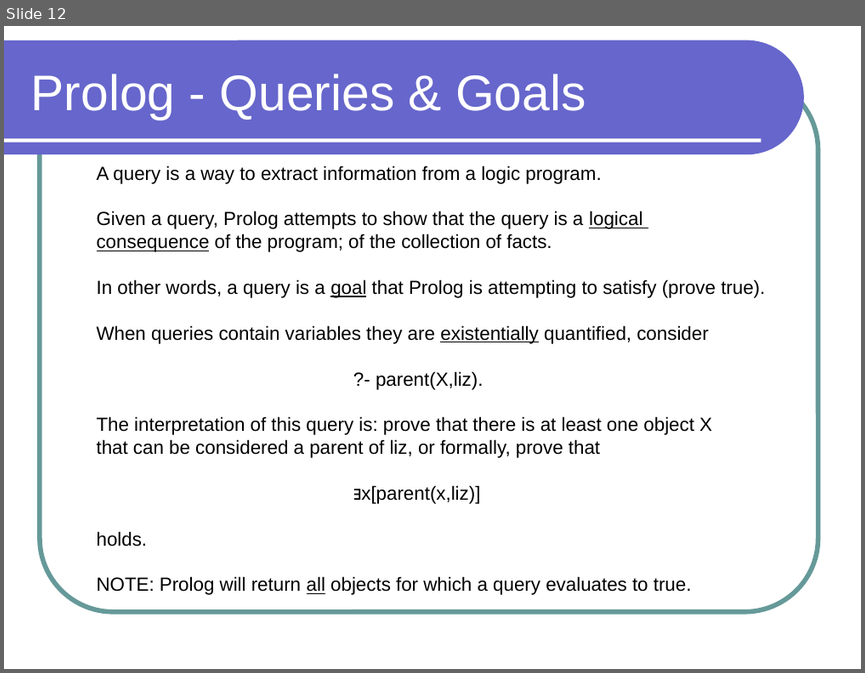
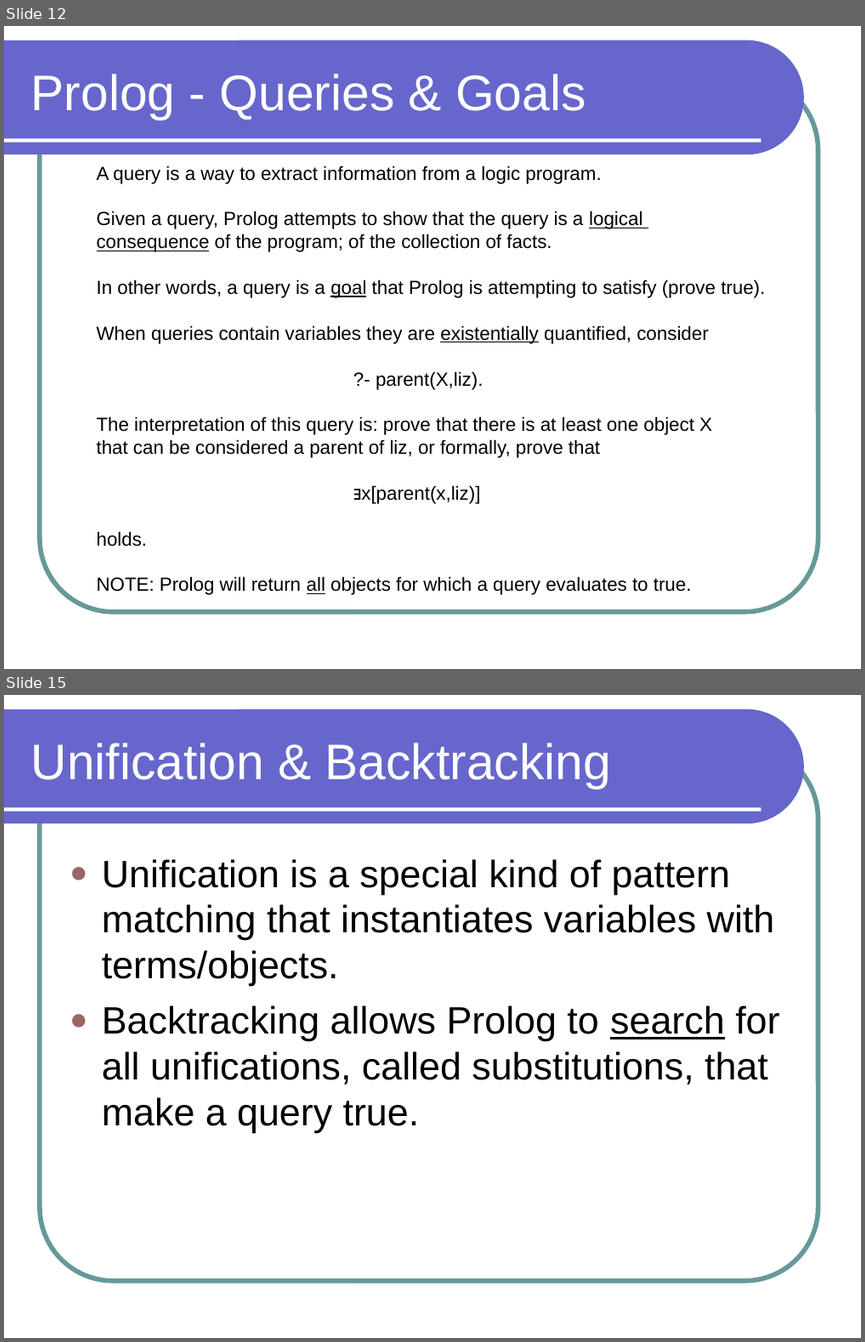
Before and after one commit to lutzhamel/CSC301, a slide deck: notes/csc301-ln020.ppt. Shown one above the other, each under a label of ours: slide 12 before the commit, slides 12 and 15 after it; the slides between them are not shown. The pictures are 865x673 and 865x1342 pixels, drawn with LibreOffice and Linux fonts; fonts in the diff are those of the drawing. Boxes give left, top, right and bottom in pixels: in the first picture for what was removed or moved away, otherwise in the second. Text is boxed around its words. In the diff, an @@ line names an element or a change of style, - is before the commit and + after.

```diff
--- a/notes/csc301-ln020.ppt
+++ b/notes/csc301-ln020.ppt
@@ slide 15 added at box(4, 695, 861, 1338), background #FFFFFF; not listed: 3 template elements that a slide beside it also shows @@
@@ title added at box(31, 743, 612, 789), 42 pt, text #FFFFFF @@
+Unification & Backtracking
@@ text added at box(102, 859, 779, 1133), 32 pt, text #000000 @@
+● Unification is a special kind of pattern matching that instantiates variables with terms/objects.
+● Backtracking allows Prolog to search for all unifications, called substitutions, that make a query true.
```
Also in this commit, not shown: 3 slides changed, 1 slide removed, 3 other files.
